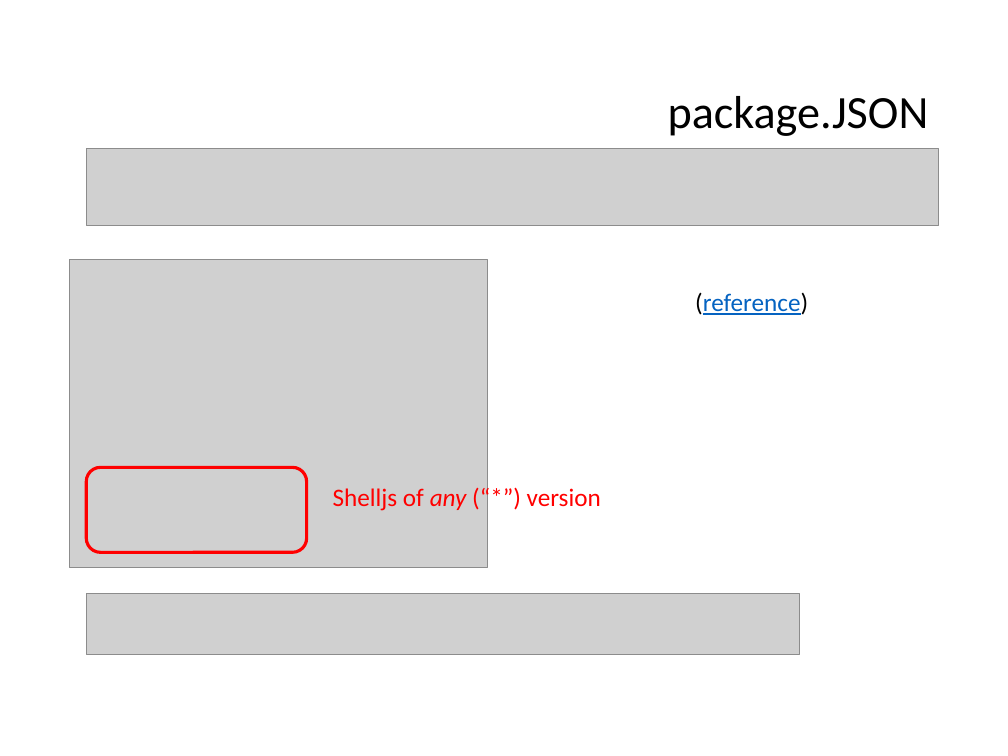
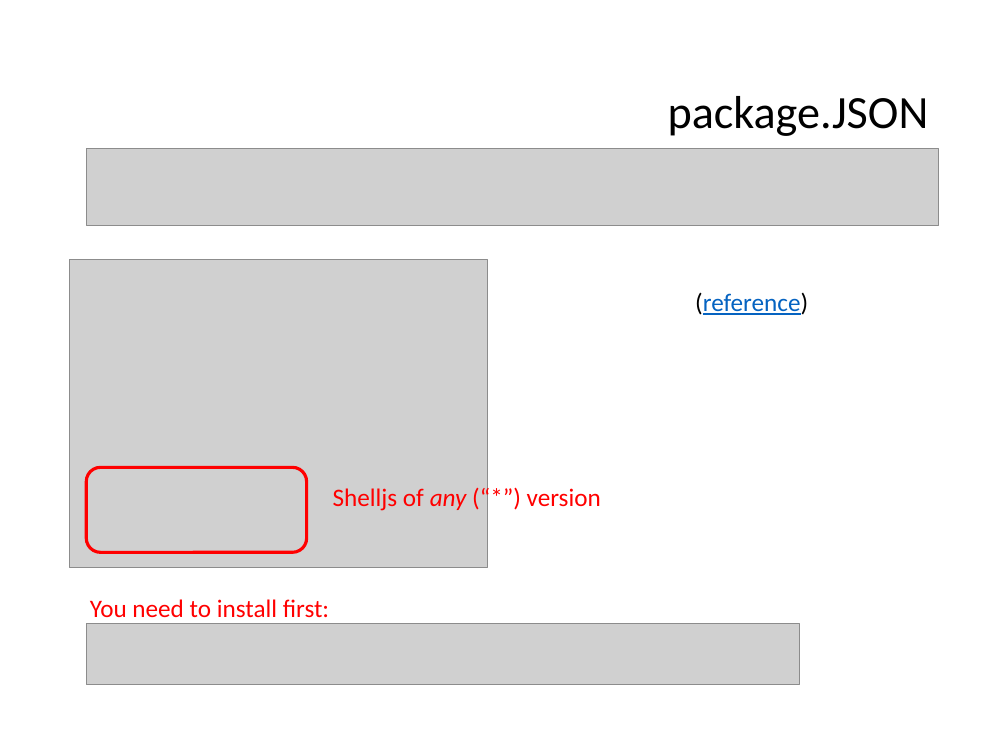
Before and after one commit to jyunming-chen/node-study, a slide deck: slide 6 of study.pptx. Drawn at 1008x756 pixels with LibreOffice and Linux fonts; fonts in the diff are those of the drawing; grey boxes stand for pictures. Boxes give left, top, right and bottom in pixels: in the first picture for what was removed or moved away, otherwise in the second. Text is boxed around its words. In the diff, an @@ line names an element or a change of style, - is before the commit and + after.

```diff
--- a/study.pptx
+++ b/study.pptx
@@ text added at box(90, 599, 329, 618), 18 pt, text #FF0000 @@
+You need to install first:
@@ picture: place and size @@
-picture at box(87, 594, 799, 654)
+picture at box(87, 624, 799, 684)
```
Also in this commit, not shown: 4 other slides changed, 3 slides added, 9 slides removed, 11 other files.
